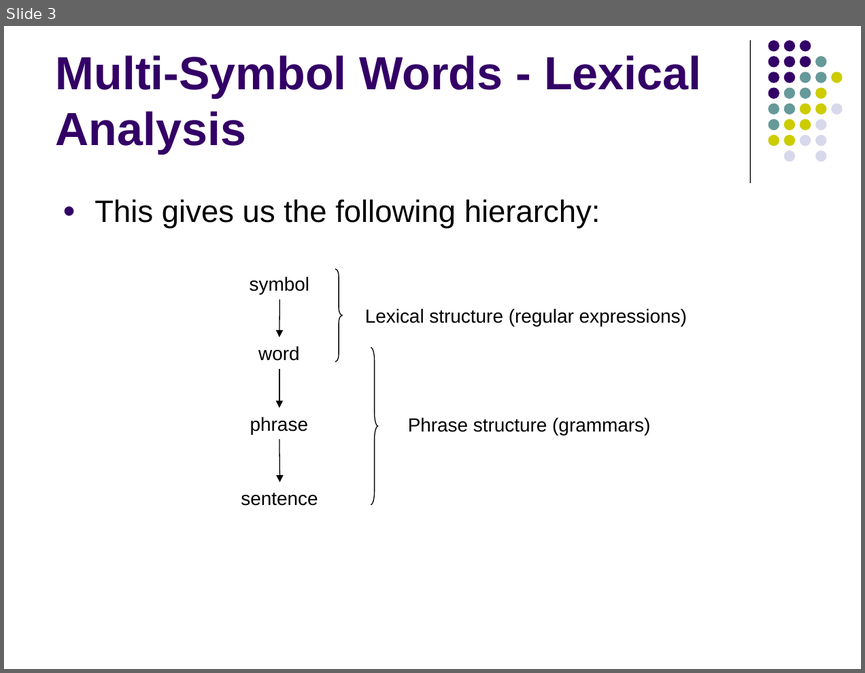
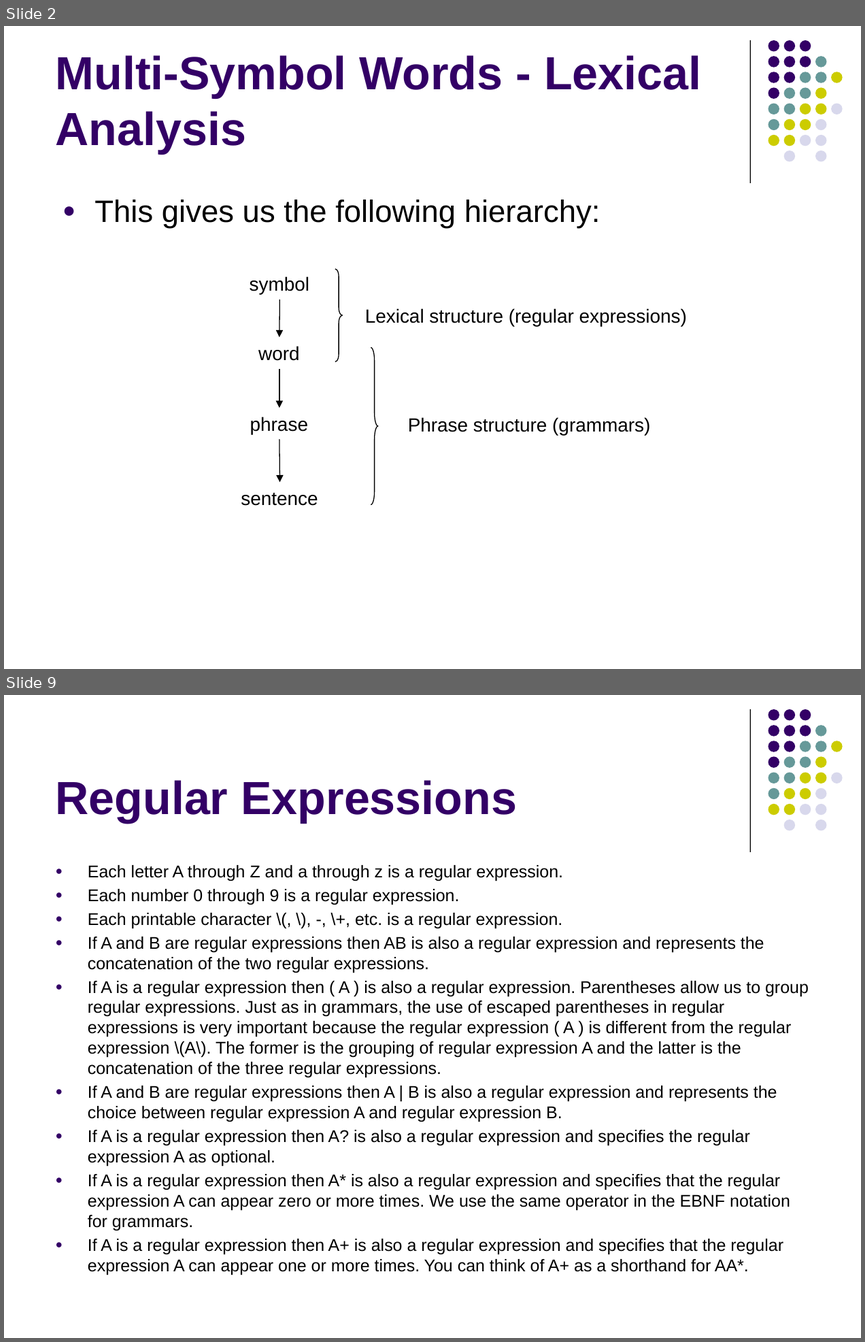
Before and after one commit to lutzhamel/CSC402, a slide deck: notes/csc402-ln004.pptx. Shown one above the other, each under a label of ours: slide 3 before the commit, slides 2 and 9 after it; the slides between them are not shown. The pictures are 865x673 and 865x1342 pixels, drawn with LibreOffice and Linux fonts; fonts in the diff are those of the drawing. Boxes give left, top, right and bottom in pixels: in the first picture for what was removed or moved away, otherwise in the second. Text is boxed around its words. In the diff, an @@ line names an element or a change of style, - is before the commit and + after.

```diff
--- a/notes/csc402-ln004.pptx
+++ b/notes/csc402-ln004.pptx
@@ slide 9 added at [4, 695, 861, 1338], background #FFFFFF; not listed: 32 template elements that a slide beside it also shows @@
@@ title added at [56, 780, 517, 823], 39 pt, text #330066, bold @@
+Regular Expressions
@@ text added at [88, 865, 808, 1275], 14.2 pt, text #000000 @@
+● Each letter A through Z and a through z is a regular expression.
+● Each number 0 through 9 is a regular expression.
+● Each printable character \(, \), -, \+, etc. is a regular expression.
+● If A and B are regular expressions then AB is also a regular expression and represents the concatenation of the two regular expressions.
+● If A is a regular expression then ( A ) is also a regular expression. Parentheses allow us to group regular expressions. Just as in grammars, the use of escaped parentheses in regular expressions is very important because the regular expression ( A ) is different from the regular expression \(A\). The former is the grouping of regular expression A and the latter is the concatenation of the three regular expressions.
+● If A and B are regular expressions then A | B is also a regular expression and represents the choice between regular expression A and regular expression B.
+● If A is a regular expression then A? is also a regular expression and specifies the regular expression A as optional.
+● If A is a regular expression then A* is also a regular expression and specifies that the regular expression A can appear zero or more times. We use the same operator in the EBNF notation for grammars.
+● If A is a regular expression then A+ is also a regular expression and specifies that the regular expression A can appear one or more times. You can think of A+ as a shorthand for AA*.
@@ what was slide 3 is now slide 2 @@
```
Also in this commit, not shown: 3 slides changed, 11 other slides added, 31 slides removed, 2 other files.
